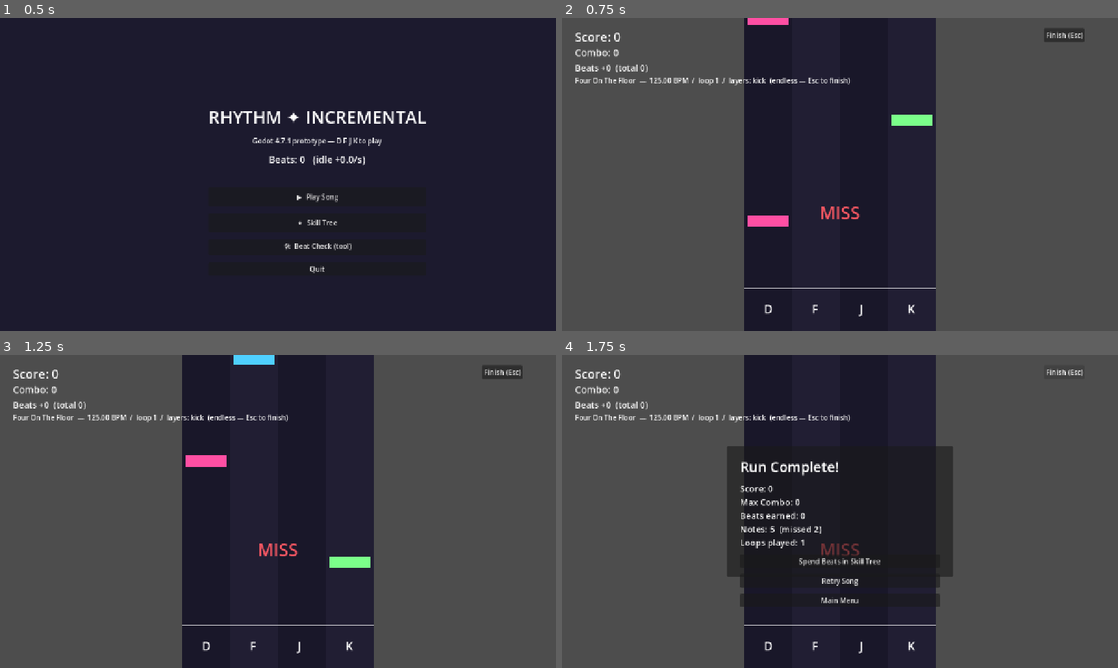
Above: before the commit, frames 1-4 (two rows, left to right).
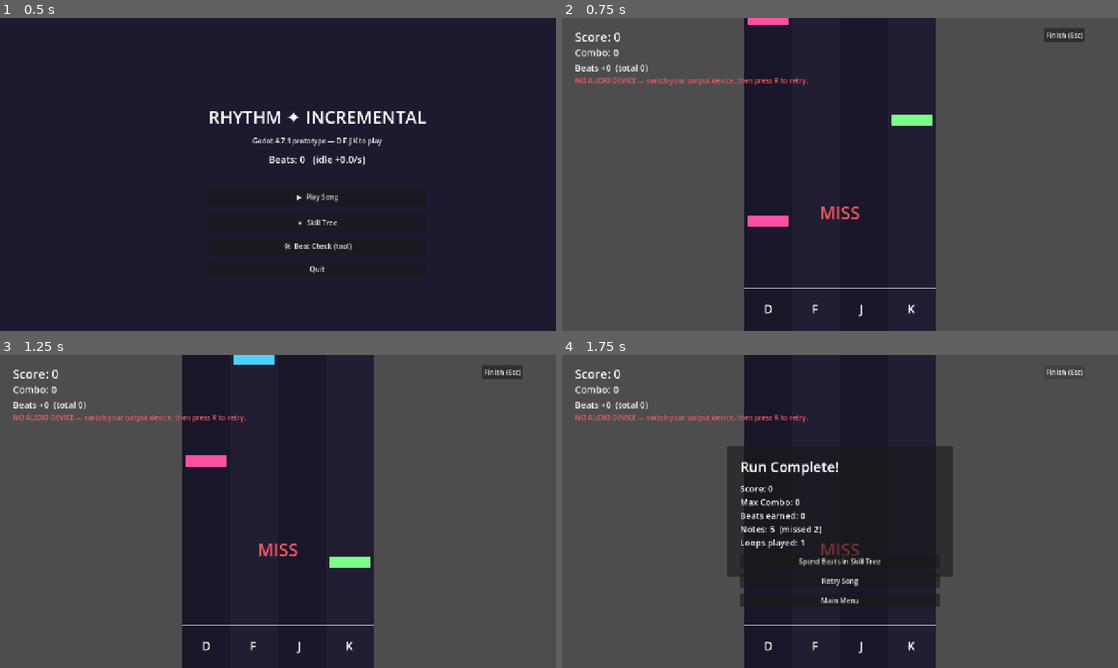
Above: after the commit, the same moments.

Repository: sdmkun/RhythmIncremental
Game: Godot game, scene res://scenes/main_menu/main_menu.tscn
Same seed, same stepped clock (60 frames per second), same inputs: the game is played once before the commit and once after it.
Inputs:
- Up to frame 1 (0.5 s): no input
- Up to frame 2 (0.75 s): click "▶ Play Song" at 0.5 s
- Up to frame 3 (1.25 s): no input
- Up to frame 4 (1.75 s): click "Finish (Esc)" at 1.25 s

Frame 1 is identical in both runs. In frame 2, 0.6% of the frame differs, in the area x 2-52%, y 18-22%; in frame 3, 0.6%; in frame 4, 0.6%.

Commit message:
feat: R restarts the audio engine without relaunching
PDJE grabs the output device once, at InitPlayer, so switching the default
device while the game runs leaves it holding a dead handle — or none at all,
if the device was busy at startup. R now tears the engine down and rebuilds
it, and the HUD says so when there is no device.

Co-Authored-By: Claude Opus 4.8 <noreply@anthropic.com>

Diff:
--- a/scenes/rhythm/rhythm_game.gd
+++ b/scenes/rhythm/rhythm_game.gd
@@ -104,6 +104,7 @@
 var _chart_bpm := 120.0
 var _layers: PackedStringArray = PackedStringArray()
 var _song: PdjeSong = null
+var _audio_failed := false
 
 
 ## Start the song: SongData defines the layers, PdjeSong plays them through
@@ -130,12 +131,48 @@
 	for line in _song.log_lines:
 		print("[song] %s" % line)
 	if not started:
-		push_warning("PDJE could not start — the chart plays, but silently.")
+		push_warning("PDJE could not start — the chart plays, but silently. R to retry.")
 		_song.queue_free()
 		_song = null
+		_audio_failed = true
 		return null
 	_layers = _song.active_layers()
 	return null
+
+
+## Rebuild the audio engine from scratch. PDJE grabs the output device once, at
+## InitPlayer, so switching the default device while the game runs leaves it
+## holding a dead handle (or none, if the device was busy at startup). Retrying
+## is the only way back without relaunching — hence the R key.
+func _retry_audio() -> void:
+	if _finished:
+		return
+	print("[song] retrying audio...")
+	if _song != null:
+		_song.stop()
+		_song.queue_free()
+		_song = null
+	_audio_failed = false
+	# The chart keeps its own timeline; only the audio side restarts, so the run
+	# in progress is not disturbed beyond the song jumping back to its start.
+	_load_song()
+	if _song != null and _song.ready_to_play:
+		Conductor.play_external(_song.position, _chart_bpm, _loop_length)
+		_pending.clear()
+		_for_each_active_free()
+		_laps_generated = 0
+		_ensure_generated(APPROACH_TIME + 4.0)
+		print("[song] audio restarted — layers: %s" % ", ".join(_layers))
+	else:
+		print("[song] still no audio device.")
+	_refresh_hud()
+
+
+func _for_each_active_free() -> void:
+	for note in _active:
+		if note["node"]:
+			note["node"].queue_free()
+	_active.clear()
 
 
 ## Reads a generated chart JSON and returns the AudioStream to play with it.
@@ -353,6 +390,10 @@
 		return
 	if _finished:
 		return
+	if event is InputEventKey and event.pressed and not event.echo \
+			and (event as InputEventKey).keycode == KEY_R:
+		_retry_audio()
+		return
 	for lane in range(LANE_COUNT):
 		if event.is_action_pressed("lane_%d" % lane):
 			_judge_lane(lane)
@@ -423,11 +464,16 @@
 
 
 func _refresh_lap() -> void:
+	if _audio_failed:
+		_song_label.add_theme_color_override("font_color", Color("#ff5964"))
+		_song_label.text = "NO AUDIO DEVICE — switch your output device, then press R to retry."
+		return
+	_song_label.add_theme_color_override("font_color", Color.WHITE)
 	if not _looping:
 		_song_label.text = "%s  —  %.0f BPM" % [_chart_title, _chart_bpm]
 		return
-	var layers := "kick" if _layers.is_empty() else "kick + " + ", ".join(_layers)
-	_song_label.text = "%s  —  %.2f BPM  /  loop %d  /  layers: %s  (endless — Esc to finish)" % [
+	var layers := ", ".join(_layers) if not _layers.is_empty() else "(silent)"
+	_song_label.text = "%s  —  %.2f BPM  /  loop %d  /  layers: %s  (Esc to finish, R to restart audio)" % [
 		_chart_title, _chart_bpm, Conductor.loops_completed + 1, layers]
 
 
